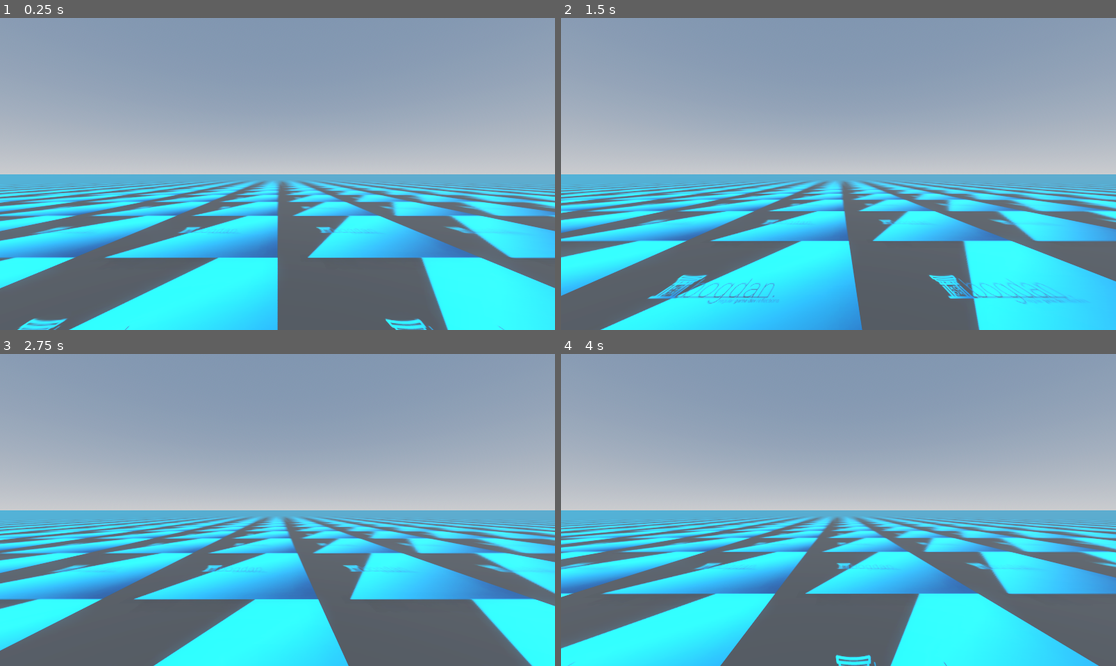
Above: before the commit, frames 1-4 (two rows, left to right).
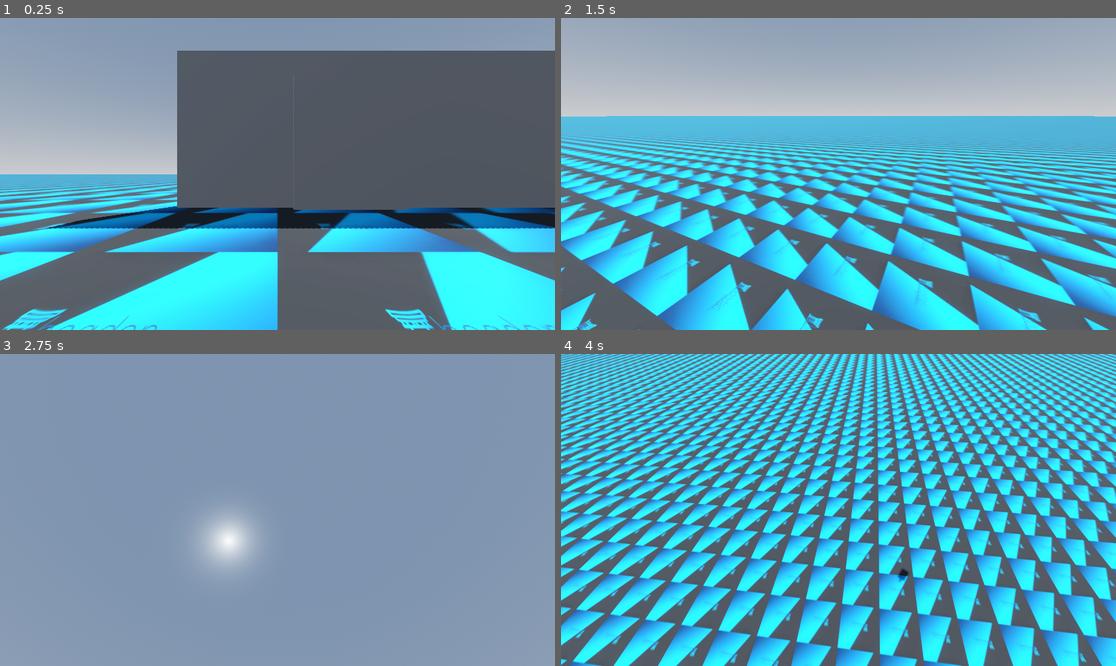
Above: after the commit, the same moments.

Repository: Mochyk228/3DControllerDoor
Game: Godot game, scene res://Scenes/root.tscn
The game is run twice, just before and just after one commit, with the same random seed, the same clock (stepped at 60 frames per second) and the same inputs.
Inputs (mouse positions are in pixels of both pictures, inside the frame that each line leads up to):
- Up to frame 1 (0.25 s): no input
- Up to frame 2 (1.5 s): tap Enter at 0.5 s; move the mouse to (960, 158) at 0.52 s; hold D (right) 0.53-1.28 s; tap Space (jump) at 0.6, 0.77, 1.07, 1.35 s; move the mouse to (727, 189) at 1.27 s; hold S (down) from 1.28 s (still down)
- Up to frame 3 (2.75 s): tap Space (jump) at 1.52, 1.82, 2.1 s; move the mouse to (333, 441) at 2.02 s; release S (down) at 2.03 s; hold D (right) from 2.03 s (still down)
- Up to frame 4 (4 s): move the mouse to (810, 572) at 2.77 s; release D (right) at 2.78 s; hold W (up) 2.78-3.53 s; tap Space (jump) at 2.85, 3.02, 3.32, 3.6, 3.77 s; move the mouse to (1005, 556) at 3.52 s; hold A (left) from 3.53 s (still down)

The runs differ from the first frame. In frame 1, 48% of the frame differs, in the area x 0-100%, y 10-100%; in frame 2, 74%; in frame 3, 73%; in frame 4, 87%, in the area x 0-100%, y 0-100%.

Commit message:
15.03 Third

Diff:
--- a/Scenes/root.tscn
+++ b/Scenes/root.tscn
@@ -1,9 +1,8 @@
-[gd_scene load_steps=11 format=3 uid="uid://csqu55gg3yopn"]
+[gd_scene load_steps=12 format=3 uid="uid://csqu55gg3yopn"]
 
 [ext_resource type="Texture2D" uid="uid://w60byu3yb587" path="res://Sprites/222_.png" id="1_i04dx"]
 [ext_resource type="Script" uid="uid://0a65j6xfwu6o" path="res://Scripts/player.gd" id="2_8pvmw"]
-
-[sub_resource type="ConcavePolygonShape3D" id="ConcavePolygonShape3D_8pvmw"]
+[ext_resource type="Script" uid="uid://du1k1q0nmppri" path="res://Scripts/head.gd" id="3_vnucn"]
 
 [sub_resource type="StandardMaterial3D" id="StandardMaterial3D_vnucn"]
 albedo_texture = ExtResource("1_i04dx")
@@ -11,6 +10,9 @@
 
 [sub_resource type="PlaneMesh" id="PlaneMesh_c3mwy"]
 material = SubResource("StandardMaterial3D_vnucn")
+
+[sub_resource type="ConcavePolygonShape3D" id="ConcavePolygonShape3D_8pvmw"]
+data = PackedVector3Array(1, 0, 1, -1, 0, 1, 1, 0, -1, -1, 0, 1, -1, 0, -1, 1, 0, -1)
 
 [sub_resource type="CapsuleShape3D" id="CapsuleShape3D_4g5cr"]
 
@@ -34,14 +36,14 @@
 [node name="Plane" type="StaticBody3D" parent="."]
 transform = Transform3D(4000, 0, 0, 0, 4000, 0, 0, 0, 4000, 0, 0, 0)
 
+[node name="MeshInstance3D" type="MeshInstance3D" parent="Plane"]
+mesh = SubResource("PlaneMesh_c3mwy")
+
 [node name="CollisionShape3D" type="CollisionShape3D" parent="Plane"]
 shape = SubResource("ConcavePolygonShape3D_8pvmw")
 
-[node name="MeshInstance3D" type="MeshInstance3D" parent="Plane"]
-mesh = SubResource("PlaneMesh_c3mwy")
-
 [node name="Player" type="CharacterBody3D" parent="."]
-transform = Transform3D(1, 0, 0, 0, 1, 0, 0, 0, 1, 0, 1.111, 0)
+transform = Transform3D(1, 0, 0, 0, 1, 0, 0, 0, 1, 0, 1.18854, 0)
 script = ExtResource("2_8pvmw")
 
 [node name="CollisionShape3D" type="CollisionShape3D" parent="Player"]
@@ -50,8 +52,15 @@
 [node name="MeshInstance3D" type="MeshInstance3D" parent="Player"]
 mesh = SubResource("CapsuleMesh_ckhy6")
 
-[node name="Camera3D" type="Camera3D" parent="Player"]
-transform = Transform3D(1, 0, 0, 0, 1, 0, 0, 0, 1, 0, 0.535516, 0)
+[node name="Head" type="Node3D" parent="Player"]
+transform = Transform3D(1, 0, 0, 0, 1, 0, 0, 0, 1, 0, 0.536, 0)
+script = ExtResource("3_vnucn")
+
+[node name="Camera3D" type="Camera3D" parent="Player/Head"]
+transform = Transform3D(1, 0, 0, 0, 1, 0, 0, 0, 1, 0, -0.00048399, 0)
+
+[node name="RayCast3D" type="RayCast3D" parent="Player/Head"]
+target_position = Vector3(0, 0, -3.5)
 
 [node name="Enviroment" type="Node" parent="."]
 
@@ -61,3 +70,18 @@
 [node name="DirectionalLight3D" type="DirectionalLight3D" parent="Enviroment"]
 transform = Transform3D(-0.866023, -0.433016, 0.250001, 0, 0.499998, 0.866027, -0.500003, 0.749999, -0.43301, 0, 0, 0)
 shadow_enabled = true
+
+[node name="CSGBox3D" type="CSGBox3D" parent="."]
+transform = Transform3D(1, 0, 0, 0, 1, 0, 0, 0, 1, 4.13036, 3.52972, -9.70691)
+use_collision = true
+size = Vector3(17.3379, 7.1615, 1)
+
+[node name="CSGBox3D2" type="CSGBox3D" parent="CSGBox3D"]
+transform = Transform3D(1, 0, 0, 0, 1, 0, 0, 0, 1, -0.984771, -0.6819, -0.2154)
+operation = 2
+size = Vector3(4.8811, 6.10614, 2.40771)
+
+[node name="CSGBox3D3" type="CSGBox3D" parent="." groups=["Door"]]
+transform = Transform3D(1, 0, 0, 0, 1, 0, 0, 0, 1, 3.14559, 2.84782, -9.92231)
+operation = 2
+size = Vector3(4.8811, 6.10614, 2.40771)
--- /dev/null
+++ b/Scripts/head.gd
@@ -0,0 +1,4 @@
+extends Node3D
+
+@onready var camera_3d: Camera3D = $Camera3D
+@onready var ray_cast_3d: RayCast3D = $RayCast3D
--- a/Scripts/player.gd
+++ b/Scripts/player.gd
@@ -1,15 +1,37 @@
 extends CharacterBody3D
 
-@export var move_speed : float = 5
+@export var move_speed : float = 5.0
+@export var gravity : float = 15.0
+@export var jump_velocity : float = 9.0
+@export var mouse_sensitivity : float = 0.5
+
+@onready var head: Node3D = $Head
+
+func _ready():
+	Input.set_mouse_mode(Input.MOUSE_MODE_CAPTURED)
 
 func _physics_process(delta):
+
 	# gravity
+	if not is_on_floor():
+		velocity.y -= gravity * delta
 
 	# jump
+	if is_on_floor and Input.is_action_just_pressed("jump"):
+		velocity.y = jump_velocity
 
 	# move
 	var input = Input.get_vector("left", "right", "down", "up")
-	velocity.x = input.x * move_speed
-	velocity.z = -input.y * move_speed
+	var move_dir = Vector3(input.x, 0, -input.y).normalized() # next line only takes normalized
+	move_dir = move_dir.rotated(Vector3.UP, rotation.y) # makes y rotation of player effect player's y velocity
+
+	velocity.x = move_dir.x * move_speed
+	velocity.z = move_dir.z * move_speed
 
 	move_and_slide()
+
+func _input(event):
+	if event is InputEventMouseMotion:
+		rotate_y(deg_to_rad(-event.relative.x * mouse_sensitivity)) # translate mouse position on x to rotation of player
+		head.rotate_x(deg_to_rad(-event.relative.y * mouse_sensitivity))
+		head.rotation_degrees.x = clampf(head.rotation_degrees.x, -80, 80)
--- a/project.godot
+++ b/project.godot
@@ -42,3 +42,7 @@
 "events": [Object(InputEventKey,"resource_local_to_scene":false,"resource_name":"","device":-1,"window_id":0,"alt_press …(191 unchanged characters)…
 ]
 }
+
+[physics]
+
+3d/physics_engine="Jolt Physics"
Not shown, added: Scripts/head.gd.uid
